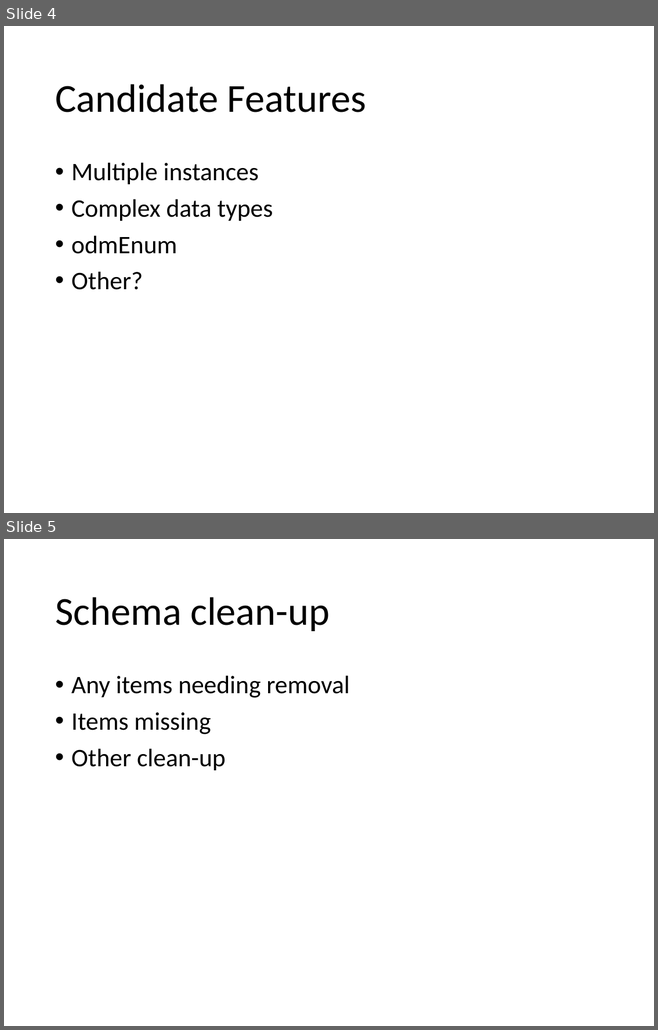
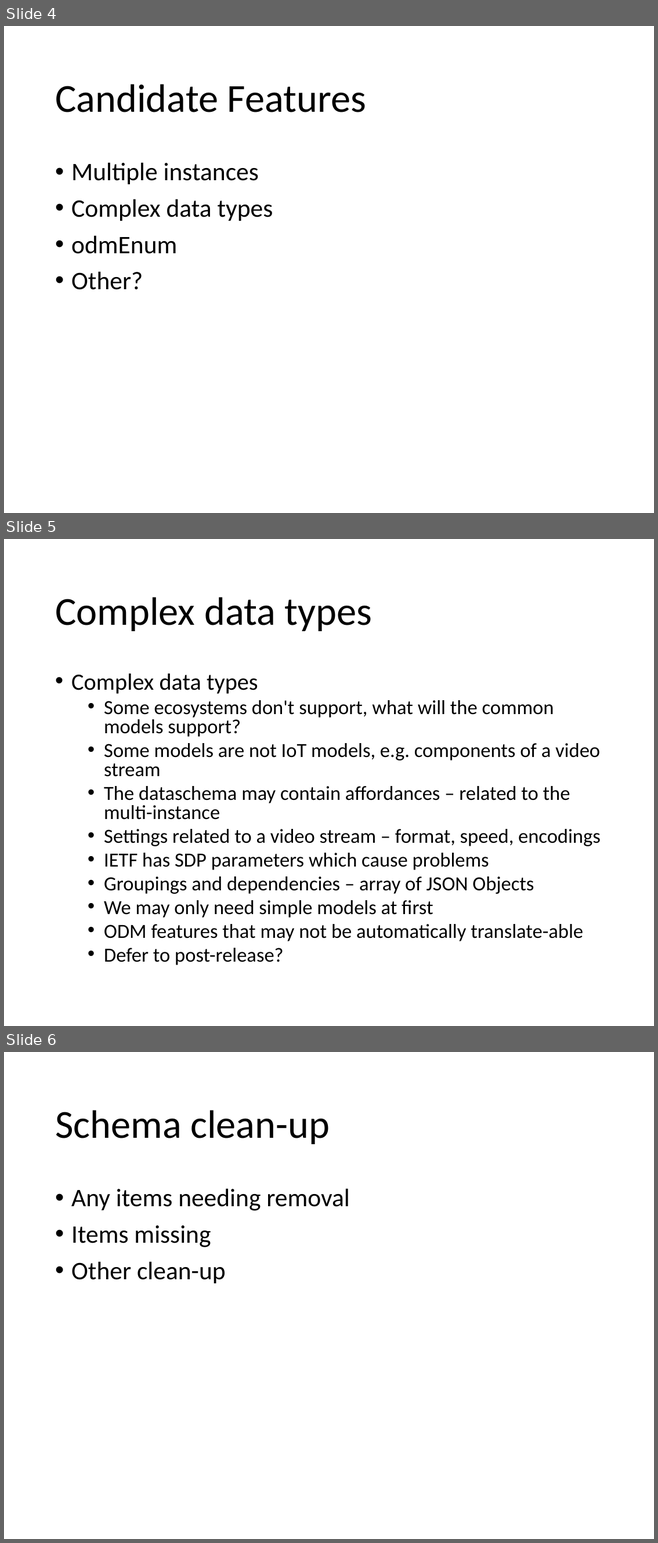
Before and after one commit to one-data-model/Conference2020, a slide deck: Session2.pptx. Shown one above the other, each under a label of ours: slides 4 and 5 before the commit, slides 4, 5 and 6 after it. The pictures are 658x1030 and 658x1543 pixels, drawn with LibreOffice and Linux fonts; fonts in the diff are those of the drawing. Boxes give left, top, right and bottom in pixels: in the first picture for what was removed or moved away, otherwise in the second. Text is boxed around its words. In the diff, an @@ line names an element or a change of style, - is before the commit and + after.

```diff
--- a/Session2.pptx
+++ b/Session2.pptx
@@ slide 5 added at [4,539,654,1026], background #FFFFFF @@
@@ title added at [55,597,372,631], 44 pt, text #000000 @@
+Complex data types
@@ text added at [71,674,600,965], 22.2 pt, text #000000 @@
+• Complex data types
+  • Some ecosystems don't support, what will the common models support?
+  • Some models are not IoT models, e.g. components of a video stream
+  • The dataschema may contain affordances – related to the multi-instance
+  • Settings related to a video stream – format, speed, encodings
+  • IETF has SDP parameters which cause problems
+  • Groupings and dependencies – array of JSON Objects
+  • We may only need simple models at first
+  • ODM features that may not be automatically translate-able
+  • Defer to post-release?
@@ what was slide 5 is now slide 6 @@
```
Also in this commit, not shown: 2 slides changed, 1 other file.
